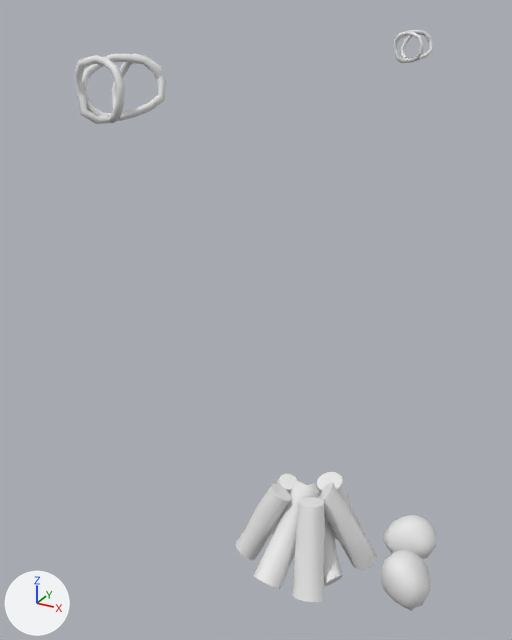
Before and after pictures for a commit that changed the Blender file Modelos/Blends/Acampamento.blend.
Rendered twice from a camera (50 mm lens) standing at (0.74, -1.67, 1.64) and looking at (-0.13, -0.1, 0.86). Every picture has the same lights, and +X, +Y and +Z are marked at lower left. The same objects are shown in both versions, whatever each file hides.

Names of what the first picture shows: 'Corda.retopo', 'Corda.retopo.002', 'Lenha.retopo', 'Lenha.retopo.002', 'Lenha.retopo.004', 'Lenha.retopo.005', 'Lenha.retopo.006', 'Lenha.retopo.007', 'Pedra.retopo', 'Pedra.retopo.001'.
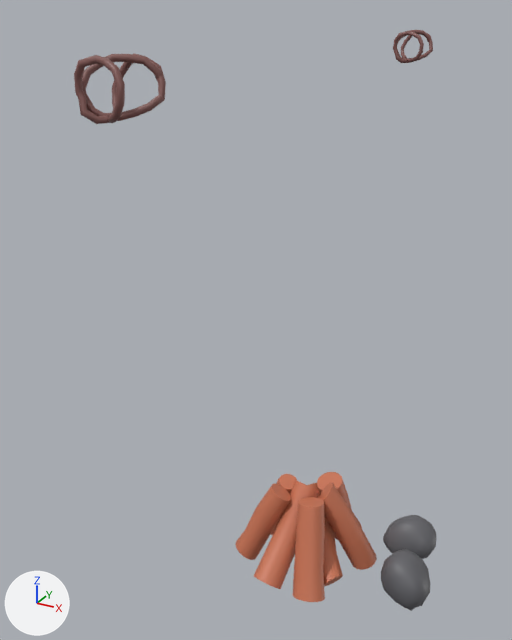
What differs and where, as boxes [x1, y1, x2, y2] in the pictures (512 x 640 px):
'Corda.retopo', recoloured (grey to brown)
    both: [74, 54, 166, 124]
'Lenha.retopo.005', recoloured (white to orange)
    both: [293, 497, 325, 602]
'Lenha.retopo.004', recoloured (white to orange)
    both: [254, 480, 319, 589]
'Pedra.retopo', recoloured (white to grey)
    both: [381, 549, 430, 611]
'Lenha.retopo.002', recoloured (grey to brown)
    both: [318, 482, 377, 570]
'Lenha.retopo.006', recoloured (grey to brown)
    both: [235, 484, 291, 560]
'Pedra.retopo.001', recoloured (white to grey)
    both: [383, 515, 436, 559]
'Lenha.retopo.007', recoloured (grey to brown)
    both: [308, 483, 343, 587]
'Corda.retopo.002', recoloured (grey to brown)
    both: [393, 30, 433, 63]
'Lenha.retopo', recoloured (white to orange)
    both: [317, 472, 362, 540]

The change in detail:
Material 'Marrom Escuro' (mat_marrom_escuro) is new.
Its base color is (0.223, 0.0953, 0.0865) (brown #825753).
Material 'Marrom claro' (mat_marrom_claro) is new.
Its base color is (0.584, 0.175, 0.0908) (orange #c97455).
Material 'Cinza Escuro' (mat_cinza_escuro) is new.
Its base color is (0.127, 0.127, 0.139) (dark grey #646468).
me_cube_001 has 98 vertices, 96 faces and spans x -1.6..0.47, y -0.96..0.95, z -0.38..1.35.
me_cube_001 now uses material mat_cinza_escuro (dark grey #646468).
me_cube_004 has 98 vertices, 96 faces and spans x -1.6..0.47, y -0.96..0.95, z -0.38..1.35.
me_cube_004 now uses material mat_cinza_escuro (dark grey #646468).
me_cylinder_010 has 64 vertices, 64 faces and spans x -0.007..0.127, y 0.055..0.222, z 0.001..0.261.
me_cylinder_010 now uses material mat_marrom_claro (orange #c97455).
me_cylinder_012 has 64 vertices, 64 faces and spans x 0.029..0.219, y -0.019..0.1, z 0.003..0.288.
me_cylinder_012 now uses material mat_marrom_claro (orange #c97455).
me_cylinder_014 has 64 vertices, 64 faces and spans x -0.084..0.028, y -0.224..0.055, z 0.004..0.288.
me_cylinder_014 now uses material mat_marrom_claro (orange #c97455).
me_cylinder_015 has 64 vertices, 64 faces and spans x -0.003..0.138, y -0.204..-0.012, z -0.001..0.276.
me_cylinder_015 now uses material mat_marrom_claro (orange #c97455).
me_cylinder_016 has 64 vertices, 64 faces and spans x -0.214..-0.037, y -0.119..-0.011, z -0.007..0.282.
me_cylinder_016 now uses material mat_marrom_claro (orange #c97455).
me_cylinder_017 has 80 vertices, 79 faces and spans x -0.072..0.158, y -0.126..0.119, z 0.0..0.238.
me_cylinder_017 now uses material mat_marrom_claro (orange #c97455).
me_circle_002 has 656 vertices, 640 faces and spans x -0.091..0.074, y 0.007..0.199, z -0.102..0.048.
me_circle_002 now uses material mat_marrom_escuro (brown #825753).
me_circle_007 has 656 vertices, 640 faces and spans x -0.089..0.071, y 0.013..0.2, z -0.102..0.046.
me_circle_007 now uses material mat_marrom_escuro (brown #825753).
